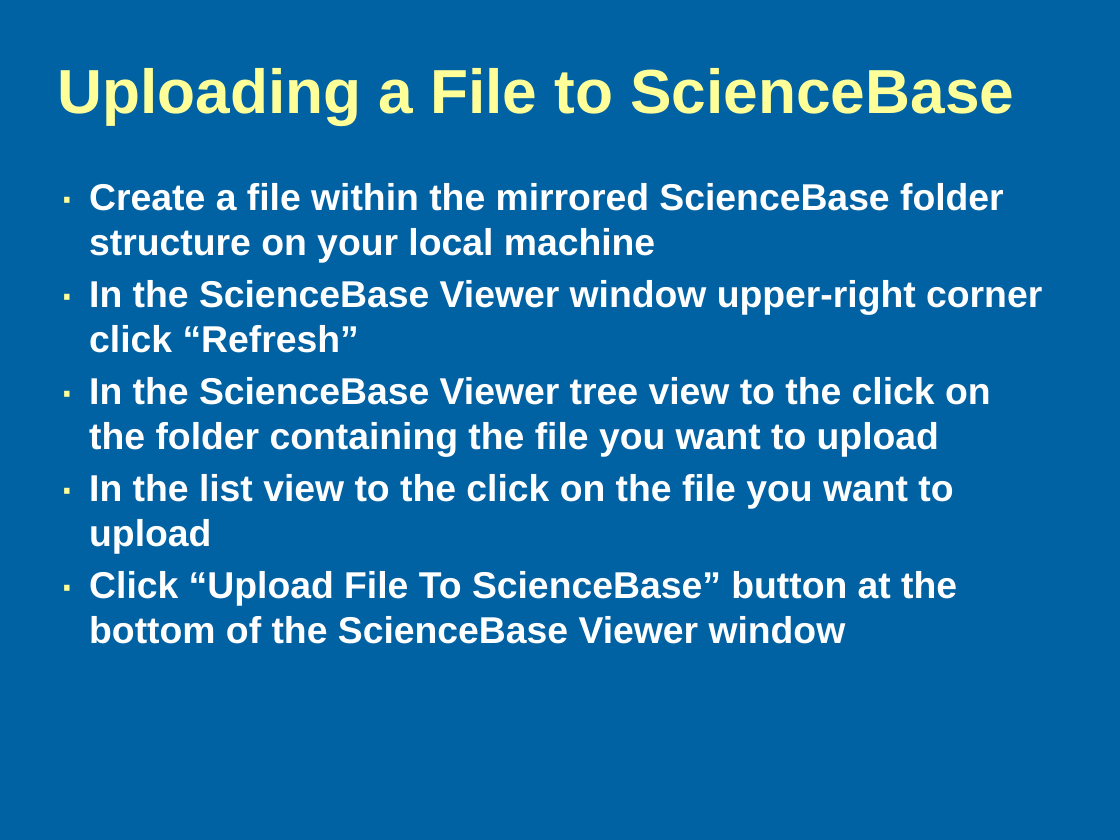
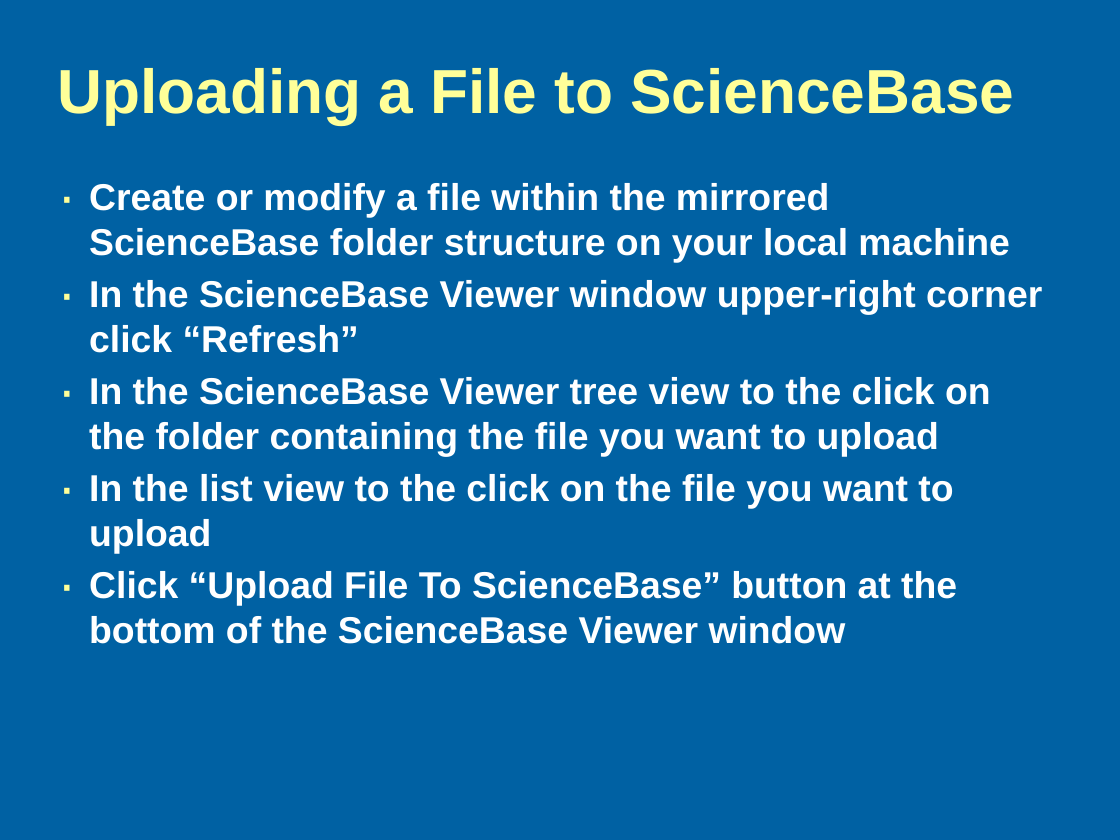
Before and after one commit to galengorski/CAWSC_WaterUse, a slide deck: slide 9 of etc/sciencebase/SBSync_Demo.pptx. Drawn at 1120x840 pixels with LibreOffice and Linux fonts; fonts in the diff are those of the drawing; background and template pictures are left out. Boxes give left, top, right and bottom in pixels: in the first picture for what was removed or moved away, otherwise in the second. Text is boxed around its words. In the diff, an @@ line names an element or a change of style, - is before the commit and + after.

Commit message:
Updated

```diff
--- a/etc/sciencebase/SBSync_Demo.pptx
+++ b/etc/sciencebase/SBSync_Demo.pptx
@@ text at (89,183,1009,263): text changed @@
-· Create a file within the mirrored ScienceBase folder structure on your local machine
+· Create or modify a file within the mirrored ScienceBase folder structure on your local machine
```
Also in this commit, not shown: 5 other slides changed.
